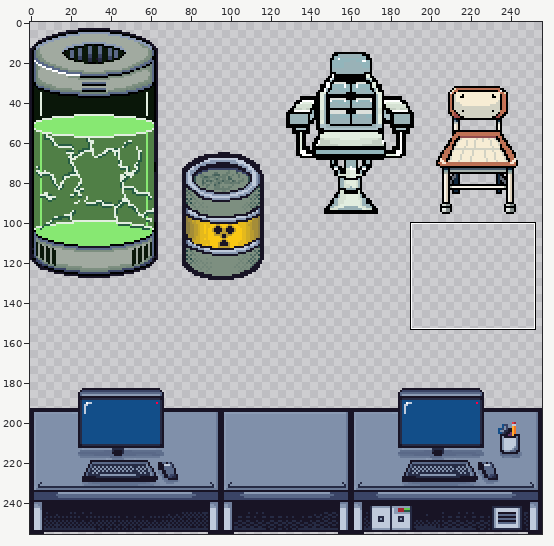
A sprite sheet gets an edit: assets/sprites/tilesets/foreground.png. The picture above shows the old version from afar; the outline marks the close-up.
Close-up. Earlier state:
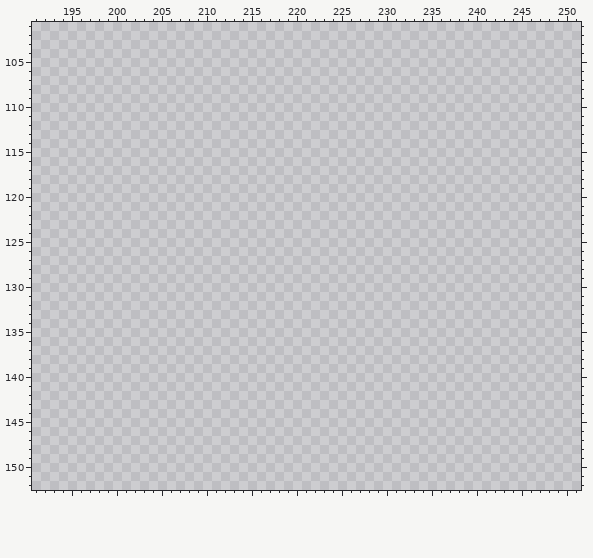
The file is 256x256 pixels. Colours within 5 levels of each other are drawn and written as one. Shown: x 191..251, y 101..152. The commit also changed other parts of the picture, which this record leaves out.
Now the later version:
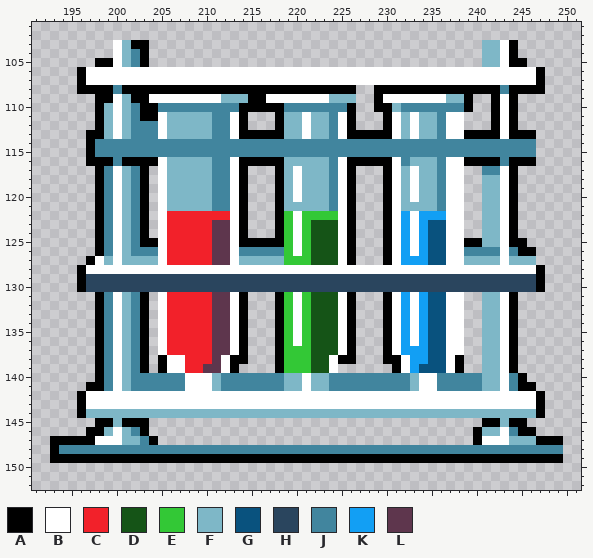
Palette (. is transparent): A #000000  B #ffffff  C #f2212a  D #155417  E #33c836  F #7eb7c7  G #09527e  H #2a455e  J #41859e  K #129ff4  L #5e364d
Diff:
y 103: x 200..203 .... -> BFAA; x 241..244 .... -> FFBA
y 104: x 200..203 .... -> BFJA; x 241..244 .... -> FFBA
y 105: x 198..203 ...... -> AABFJA; x 241..245 ..... -> FFBAA
y 106..107: x 196..247 .................................................... -> ABBBBBBBBBBBBBBBBBBBBBBBBBBBBBBBBBBBBBBBBBBBBBBBBBBA
y 108: x 196..226 ............................... -> AAAAJAAAAAAAAAAAAAAAAAAAAAAAAAA; x 229..247 ................... -> AAAAAAAAAAAAAAJAAAA
y 109: x 198..226 ............................. -> AABFAABBBBBBBBFFFAABBBBBBBFFF; x 229..239 ........... -> ABBBBBBBFFA; x 242..244 ... -> ABA
y 110: x 198..226 ............................. -> AFBFJAAJJJJJJJJJAAAAAJJJJJJJA; x 229..239 ........... -> AAFJJJJJJJA; x 242..244 ... -> ABA
y 111: x 198..214 ................. -> AFBFJAABFFFFFJJBA; x 218..226 ......... -> AFFBFFJBA; x 230..238 ......... -> ABFBFFJBB; x 242..244 ... -> ABA
y 112: x 198..214 ................. -> AFBFJJJBFFFFFJJBA; x 218..226 ......... -> AFFBFFJBA; x 230..238 ......... -> ABFBFFJBB; x 242..244 ... -> ABA
y 113: x 197..246 .................................................. -> AAFBFJJJBFFFFFJJBAAAAAFFBFFJBAAAAABFBFFJBBAAAABAAA
y 114..115: x 197..246 .................................................. -> AJJJJJJJJJJJJJJJJJJJJJJJJJJJJJJJJJJJJJJJJJJJJJJJJJ
y 116: x 197..246 .................................................. -> AAAJAAAABFFFFFJJBAAAAAFFFFFJBAAAAABJFFFJBBAAAAJAAA
y 117: x 198..203 ...... -> AJBFJA; x 205..214 .......... -> BFFFFFJJBA; x 218..226 ......... -> AFBFFFJBA; x 230..238 ......... -> ABFBFFJBB; x 241..244 .... -> JJBA
y 118..120: x 198..203 ...... -> AJBFJA; x 205..214 .......... -> BFFFFFJJBA; x 218..226 ......... -> AFBFFFJBA; x 230..238 ......... -> ABFBFFJBB; x 241..244 .... -> FFBA
y 121: x 198..203 ...... -> AJBFJA; x 205..214 .......... -> BFFFFFJJBA; x 218..226 ......... -> AFFFFFJBA; x 230..238 ......... -> ABFFFFJBB; x 241..244 .... -> FFBA
y 122: x 198..203 ...... -> AJBFJA; x 205..214 .......... -> BCCCCCCCBA; x 218..226 ......... -> AEBEEEEBA; x 230..238 ......... -> ABKBKKKBB; x 241..244 .... -> FFBA
y 123..124: x 198..203 ...... -> AJBFJA; x 205..214 .......... -> BCCCCCLLBA; x 218..226 ......... -> AEBEDDDBA; x 230..238 ......... -> ABKBKGGBB; x 241..244 .... -> FFBA
y 125: x 198..226 ............................. -> AJBFJAABCCCCCLLBAAAAAEBEDDDBA; x 230..245 ................ -> ABKBKGGBBAAFFBAA
y 126: x 198..226 ............................. -> AJBFJJJBCCCCCLLBJJJJJEBEDDDBA; x 230..246 ................. -> ABKBKGGBBJJJJBJAA
y 127: x 197..226 .............................. -> ABFBFFFFBCCCCCLLBFFFFFEEEDDDBA; x 230..246 ................. -> ABKKKGGBBFFFFBFFF
y 128: x 196..247 .................................................... -> ABBBBBBBBBBBBBBBBBBBBBBBBBBBBBBBBBBBBBBBBBBBBBBBBBBA
y 129..130: x 196..247 .................................................... -> AHHHHHHHHHHHHHHHHHHHHHHHHHHHHHHHHHHHHHHHHHHHHHHHHHHA
y 131..136: x 198..203 ...... -> AJBFJA; x 205..214 .......... -> BCCCCCLLBA; x 218..226 ......... -> AEBEDDDBA; x 230..238 ......... -> ABKBKGGBB; x 241..244 .... -> FFBA
y 137: x 198..203 ...... -> AJBFJA; x 205..214 .......... -> BCCCCCLLBA; x 218..226 ......... -> AEEEDDDBA; x 230..238 ......... -> ABKKKGGBB; x 241..244 .... -> FFBA
y 138: x 198..203 ...... -> AJBFJA; x 205..214 .......... -> ABBCCCLBAA; x 218..226 ......... -> AEEEDDBAA; x 230..238 ......... -> AABKKGGBA; x 241..244 .... -> FFBA
y 139: x 198..203 ...... -> AJBFJA; x 205..213 ......... -> ABBCCLLBA; x 218..224 ....... -> AEEEDDB; x 231..238 ........ -> ABKGGGBA; x 241..244 .... -> FFBA
y 140: x 198..245 ................................................ -> AJBFJJJJJJBBBFJJJJJJJFFBFFJJJJJJJJJFBBJJJJJFFBJA
y 141: x 197..246 .................................................. -> AAJBFJJJJJJBBBFJJJJJJJFFBFFJJJJJJJJJFBBJJJJJFFBJAA
y 142..143: x 196..247 .................................................... -> ABBBBBBBBBBBBBBBBBBBBBBBBBBBBBBBBBBBBBBBBBBBBBBBBBBA
y 144: x 196..247 .................................................... -> AFFFFFFFFFFFFFFFFFFFFFFFFFFFFFFFFFFFFFFFFFFFFFFFFFFA
y 145: x 198..203 ...... -> AAFAAA; x 241..245 ..... -> AAFAA
y 146: x 197..203 ....... -> AAFBFJA; x 240..246 ....... -> AFFBJAA
y 147: x 193..204 ............ -> AAAAABBBFFJA; x 240..249 .......... -> ABBBFFFAAA
y 148: x 193..249 ......................................................... -> AJJJJJJJJJJJJJJJJJJJJJJJJJJJJJJJJJJJJJJJJJJJJJJJJJJJJJJJJ
y 149: x 193..249 ......................................................... -> AAAAAAAAAAAAAAAAAAAAAAAAAAAAAAAAAAAAAAAAAAAAAAAAAAAAAAAAA
Pixel boxes of the changes (left, top, right, bottom) in both close-ups:
added: (50, 40, 563, 463)
